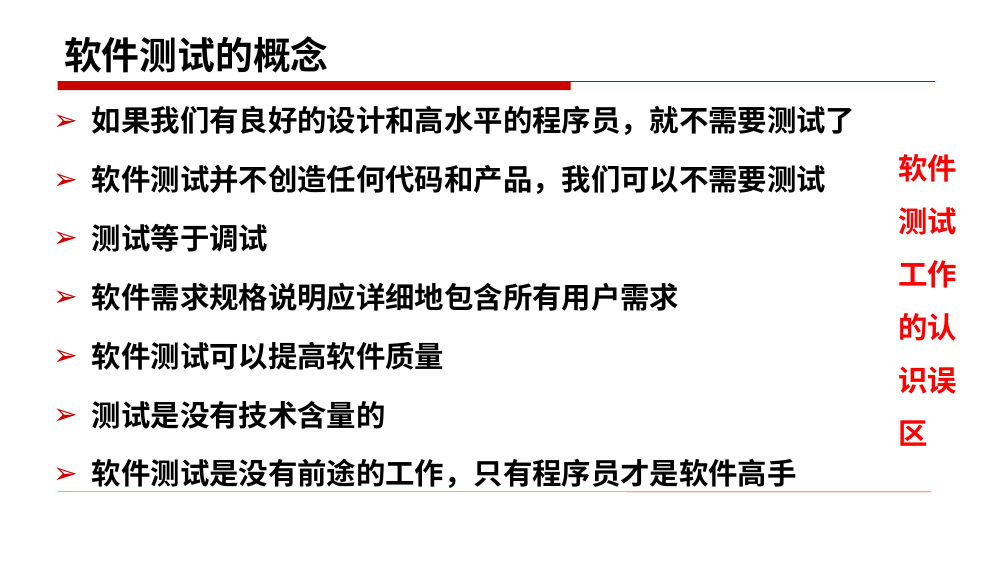
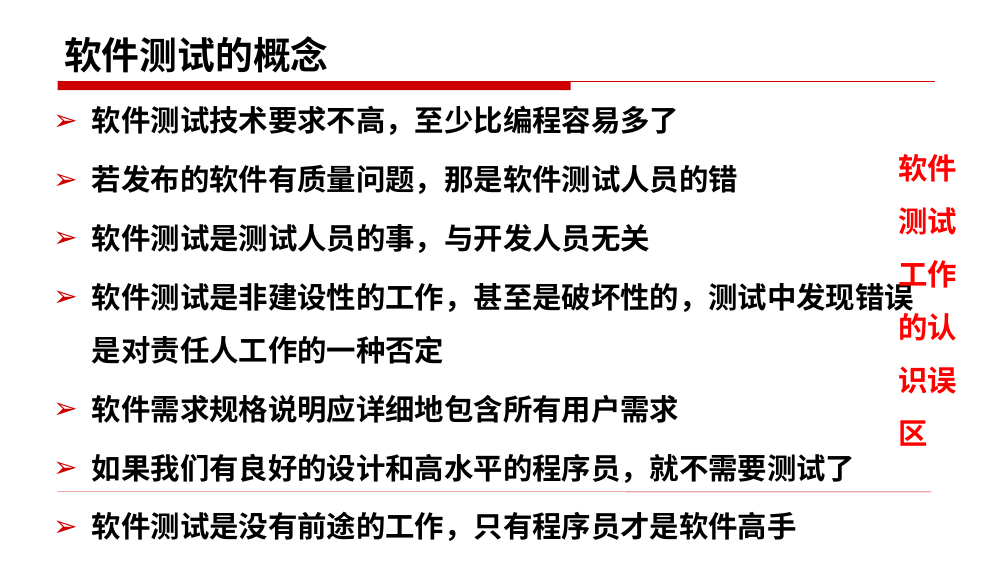
Before and after one commit to edu2act/course-foundation-software-tesing, a slide deck: slide 9 of materials/slides/1.1.pptx. Drawn at 1008x567 pixels with LibreOffice and Linux fonts; fonts in the diff are those of the drawing. Boxes give left, top, right and bottom in pixels: in the first picture for what was removed or moved away, otherwise in the second. Text is boxed around its words. In the diff, an @@ line names an element or a change of style, - is before the commit and + after.

```diff
--- a/materials/slides/1.1.pptx
+++ b/materials/slides/1.1.pptx
@@ text at bbox=[92, 105, 914, 423]: paragraphs added @@
+➢ 软件测试技术要求不高，至少比编程容易多了
+➢ 若发布的软件有质量问题，那是软件测试人员的错
+➢ 软件测试是测试人员的事，与开发人员无关
+➢ 软件测试是非建设性的工作，甚至是破坏性的，测试中发现错误是对责任人工作的一种否定
+➢ 软件需求规格说明应详细地包含所有用户需求
@@ text at bbox=[92, 165, 826, 429]: paragraphs removed @@
-➢ 软件测试并不创造任何代码和产品，我们可以不需要测试
-➢ 测试等于调试
-➢ 软件需求规格说明应详细地包含所有用户需求
-➢ 软件测试可以提高软件质量
-➢ 测试是没有技术含量的
```
Also in this commit, not shown: 10 other slides changed, 12 slides added, 6 slides removed, 18 other files.
